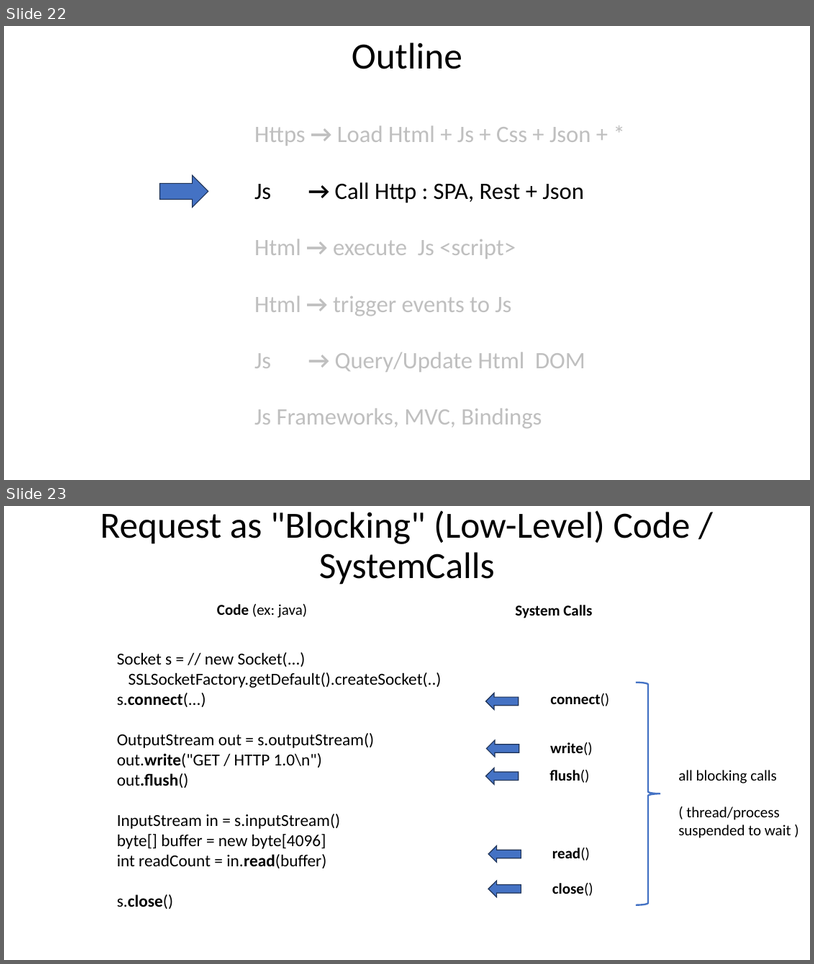
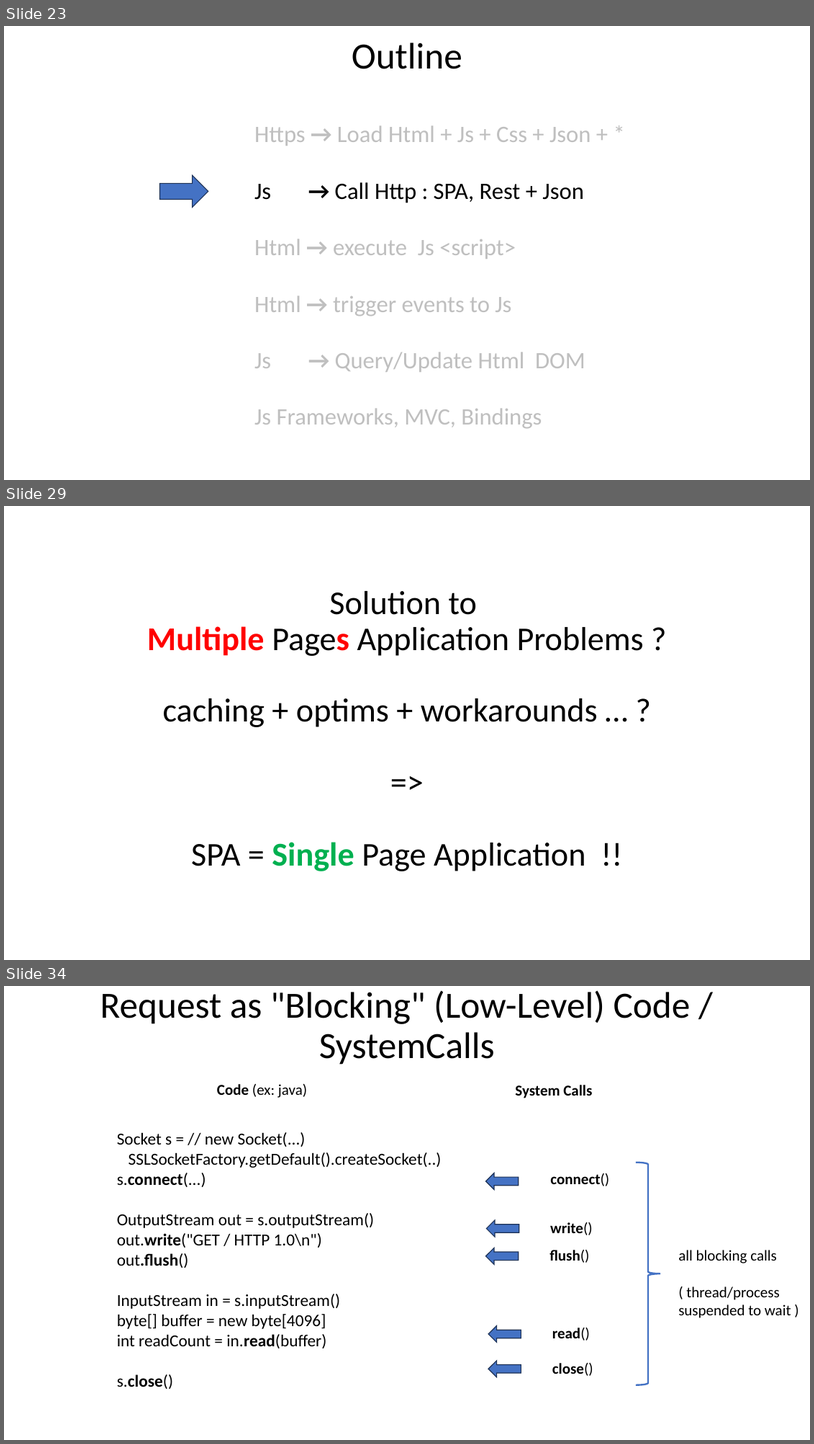
Before and after one commit to Arnaud-Nauwynck/presentations, a slide deck: web/Web-Interactions-http-html-js.pptx. Shown one above the other, each under a label of ours: slides 22 and 23 before the commit, slides 23, 29 and 34 after it; the slides between them are not shown. The pictures are 814x964 and 814x1444 pixels, drawn with LibreOffice and Linux fonts; fonts in the diff are those of the drawing. Boxes give left, top, right and bottom in pixels: in the first picture for what was removed or moved away, otherwise in the second. Text is boxed around its words. In the diff, an @@ line names an element or a change of style, - is before the commit and + after.

```diff
--- a/web/Web-Interactions-http-html-js.pptx
+++ b/web/Web-Interactions-http-html-js.pptx
@@ slide 29 added at [4,506,810,960], background #FFFFFF @@
@@ title added at [147,591,644,871], 39.6 pt, text #000000 @@
+Solution to
+Multiple Pages Application Problems ?
+caching + optims + workarounds … ?
+=>
+SPA = Single Page Application !!
@@ what was slide 22 is now slide 23 @@
@@ what was slide 23 is now slide 34 @@
```
Also in this commit, not shown: 9 other slides added, 1 other file.
